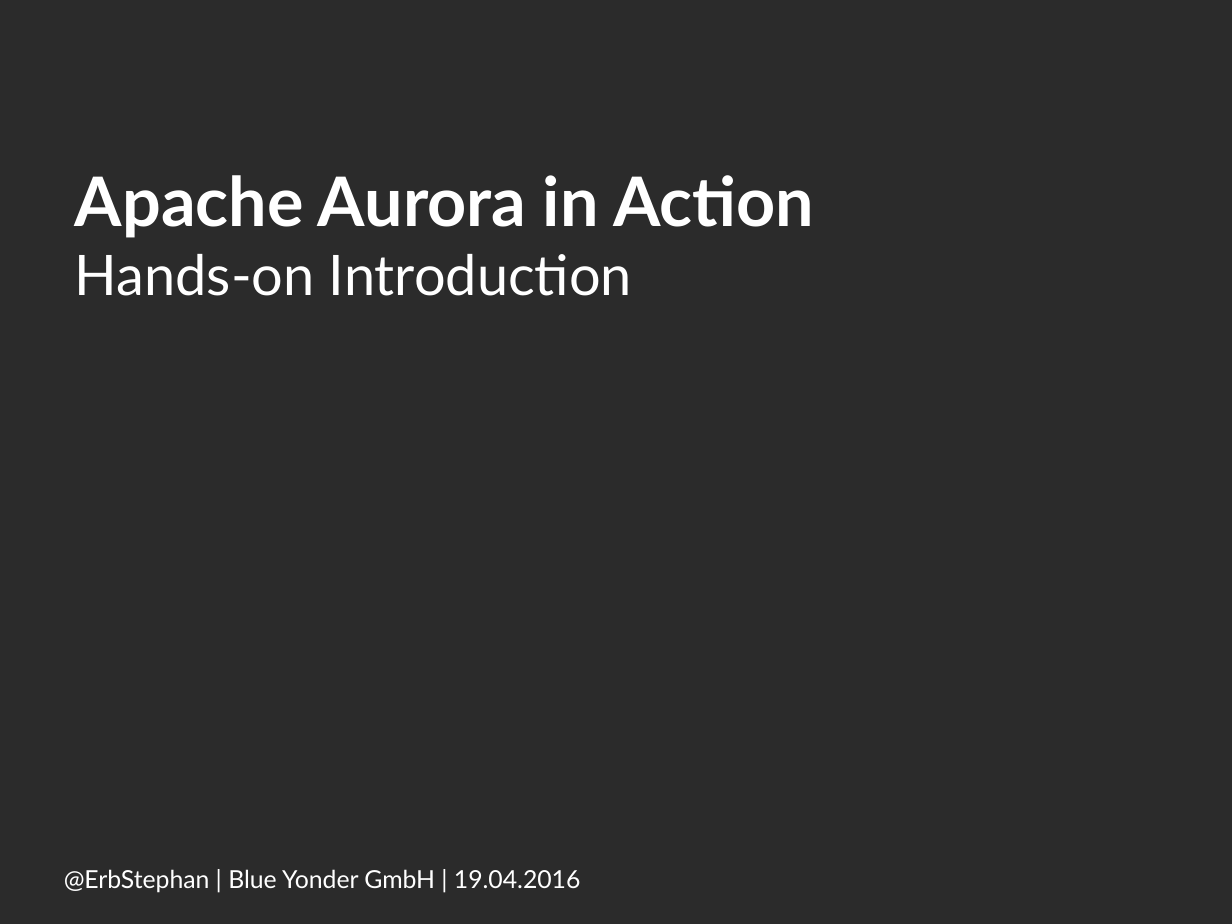
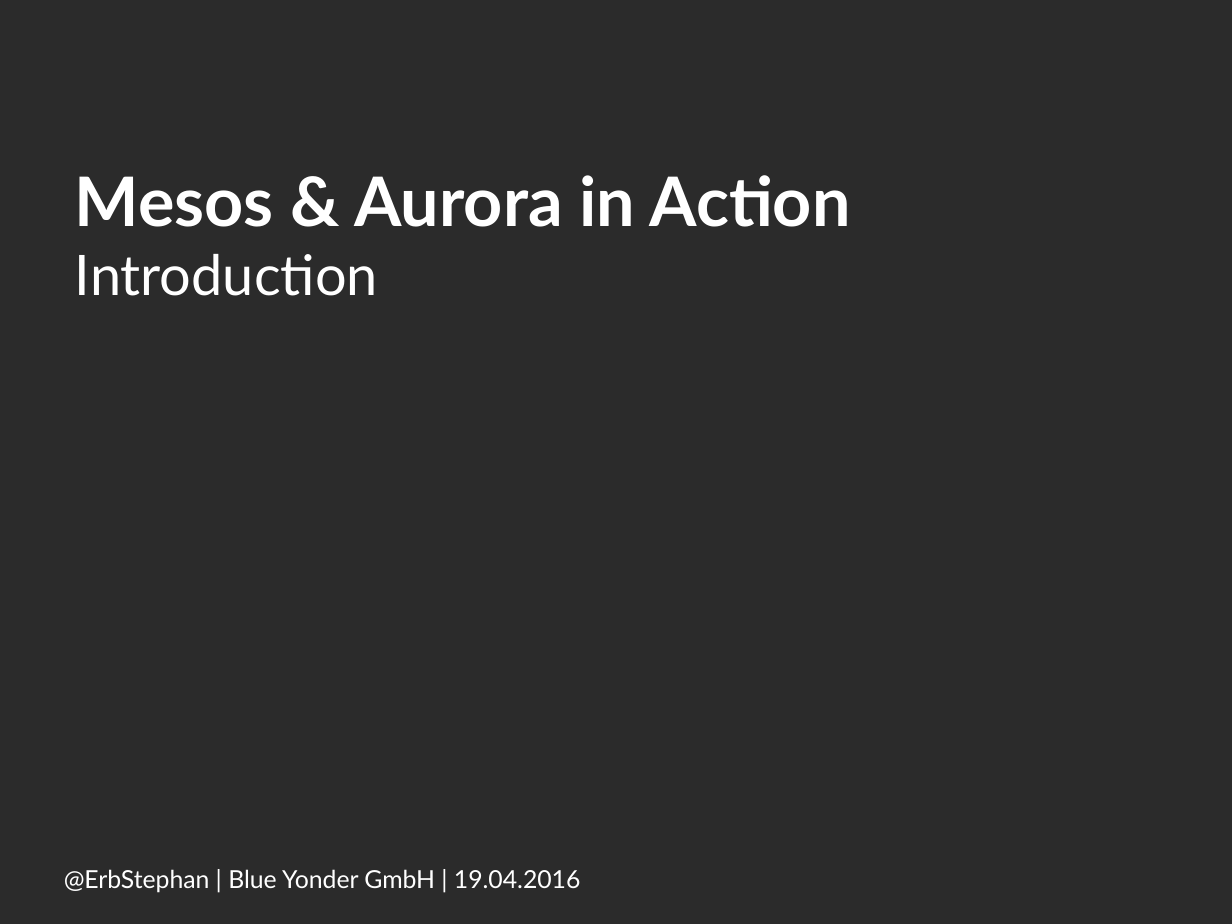
Before and after one commit to StephanErb/aurora-expedition, a slide deck: slide 1 of slides/introduction.odp. Drawn at 1232x924 pixels with LibreOffice and Linux fonts; fonts in the diff are those of the drawing; background and template pictures are left out; a plain dark background stands for a picture behind light text. Boxes give left, top, right and bottom in pixels: in the first picture for what was removed or moved away, otherwise in the second. Text is boxed around its words. In the diff, an @@ line names an element or a change of style, - is before the commit and + after.

Commit message:
Update slides

```diff
--- a/slides/introduction.odp
+++ b/slides/introduction.odp
@@ title at (75,175,851,296): text changed @@
-Apache Aurora in Action
-Hands-on Introduction
+Mesos & Aurora in Action
+Introduction
```
Also in this commit, not shown: 3 other slides changed, 3 slides added, 1 slide removed, 1 other file.
